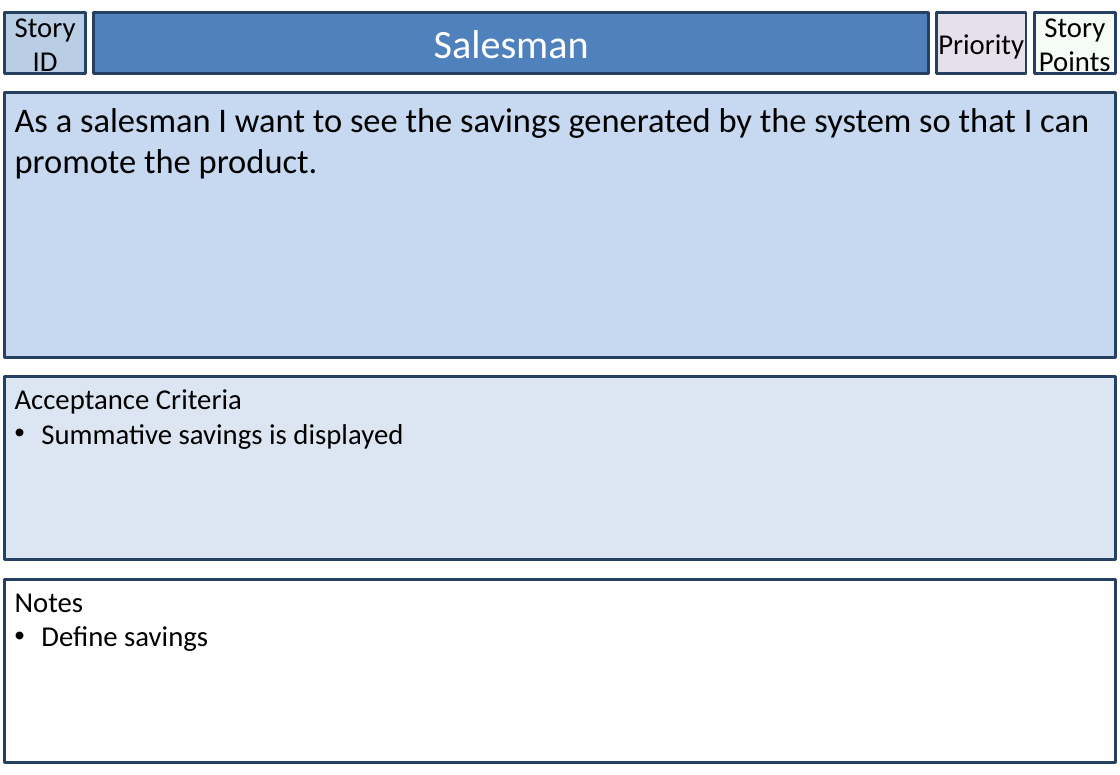
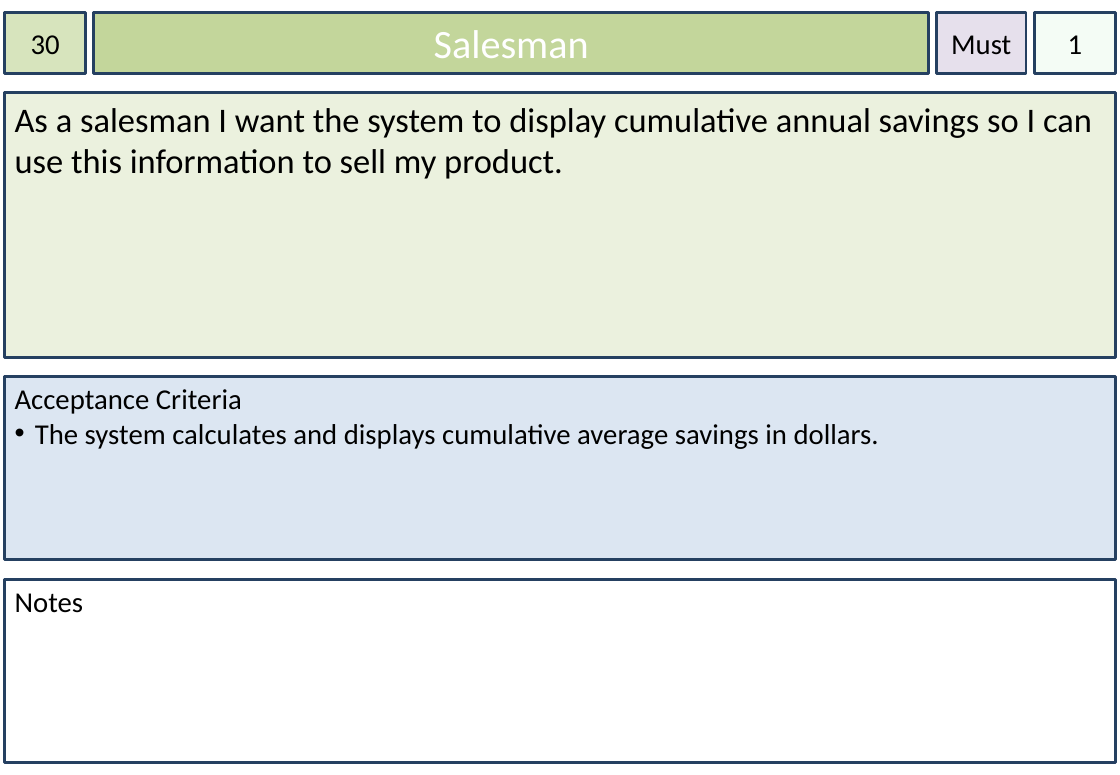
Before and after one commit to dkartaschew/anonymous-solarenergy, a slide deck: slide 30 of Documentation/User Stories.pptx (slide 10 before the commit). Drawn at 1120x775 pixels with LibreOffice and Linux fonts; fonts in the diff are those of the drawing. Boxes give left, top, right and bottom in pixels: in the first picture for what was removed or moved away, otherwise in the second. Text is boxed around its words. In the diff, an @@ line names an element or a change of style, - is before the commit and + after.

Commit message:
We currently have 33 User Stories complete with priority and story point information. For use by Luke to complete the technology grid.

```diff
--- a/Documentation/User Stories.pptx
+++ b/Documentation/User Stories.pptx
@@ rectangle "30" at <box>4,12,86,73</box>: fill #B9CDE5 to #D7E4BD @@
@@ rectangle "Salesman" at <box>94,12,929,73</box>: fill #4F81BD to #C3D69B @@
@@ text in rectangle at <box>31,35,60,54</box>: text changed @@
-Story ID
+30
@@ text in rectangle at <box>951,35,1011,55</box>: text changed @@
-Priority
+Must
@@ text in rectangle at <box>1068,35,1083,54</box>: text changed @@
-Story Points
+1
@@ rectangle "As a salesman I want ..." at <box>4,93,1116,358</box>: fill #C6D9F1 to #EBF1DE @@
@@ text in rectangle at <box>15,108,1092,179</box>: text changed @@
-As a salesman I want to see the savings generated by the system so that I can promote the product.
+As a salesman I want the system to display cumulative annual savings so I can use this information to sell my product.
@@ text in rectangle at <box>35,424,879,449</box>: text changed @@
-• Summative savings is displayed
+• The system calculates and displays cumulative average savings in dollars.
@@ text in rectangle at <box>41,626,208,651</box>: paragraph removed @@
-• Define savings
```
Also in this commit, not shown: 32 other slides changed, 15 slides removed.
